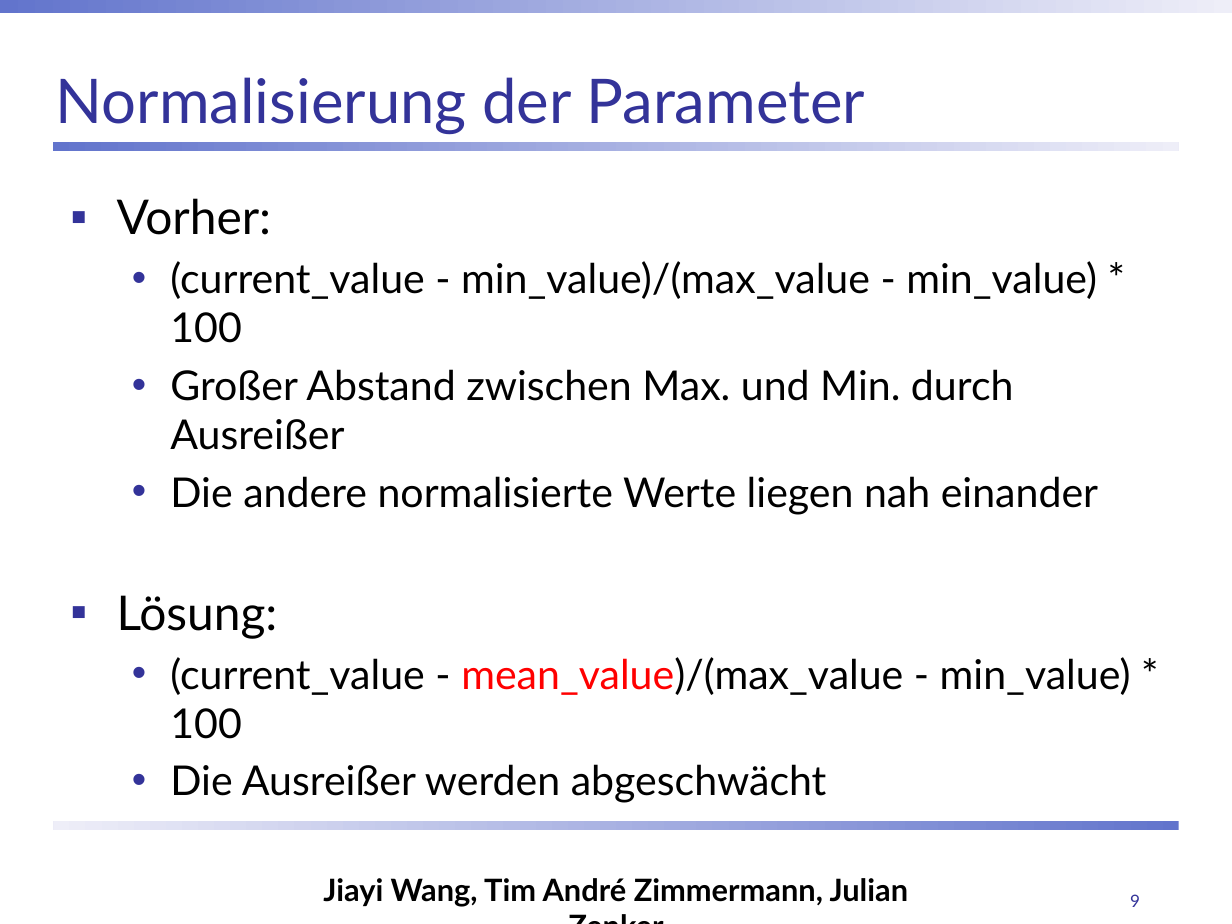
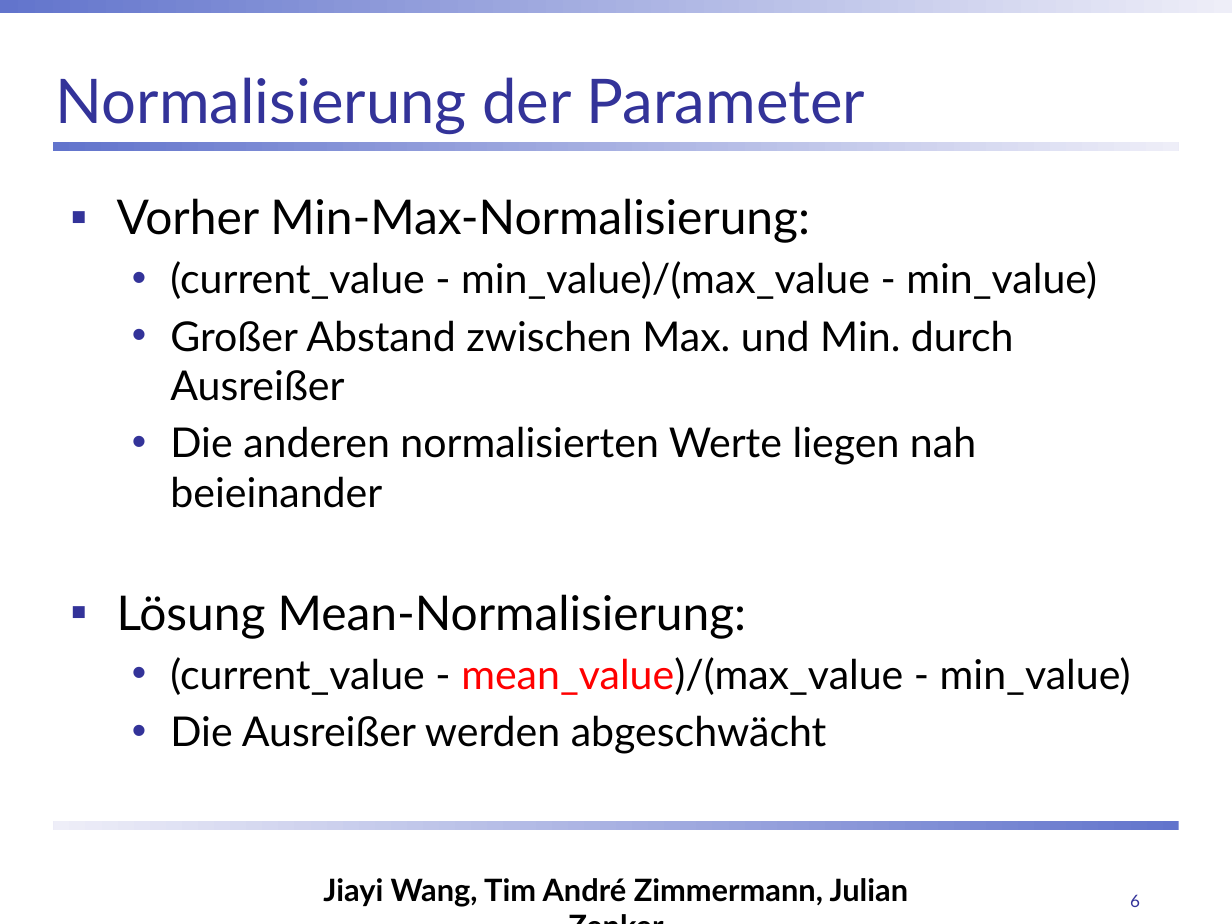
Before and after one commit to ChulioZ/music-recommender, a slide deck: slide 6 of Abschlusspräsentation.pptx (slide 9 before the commit). Drawn at 1232x924 pixels with LibreOffice and Linux fonts; fonts in the diff are those of the drawing; background and template pictures are left out. Boxes give left, top, right and bottom in pixels: in the first picture for what was removed or moved away, otherwise in the second. Text is boxed around its words. In the diff, an @@ line names an element or a change of style, - is before the commit and + after.

```diff
--- a/Abschlusspräsentation.pptx
+++ b/Abschlusspräsentation.pptx
@@ text at [117, 198, 1097, 299]: text changed @@
-▪ Vorher:
-  • (current_value - min_value)/(max_value - min_value) * 100
+▪ Vorher Min-Max-Normalisierung:
+  • (current_value - min_value)/(max_value - min_value)
@@ text at [117, 426, 1131, 695]: text changed @@
-  • Die andere normalisierte Werte liegen nah einander
-▪ Lösung:
-  • (current_value - mean_value)/(max_value - min_value) * 100
+  • Die anderen normalisierten Werte liegen nah beieinander
+▪ Lösung Mean-Normalisierung:
+  • (current_value - mean_value)/(max_value - min_value)
@@ page number at [1130, 894, 1140, 907]: text changed @@
-9
+6
```
Also in this commit, not shown: 10 other slides changed, 1 slide added, 9 slides removed.
